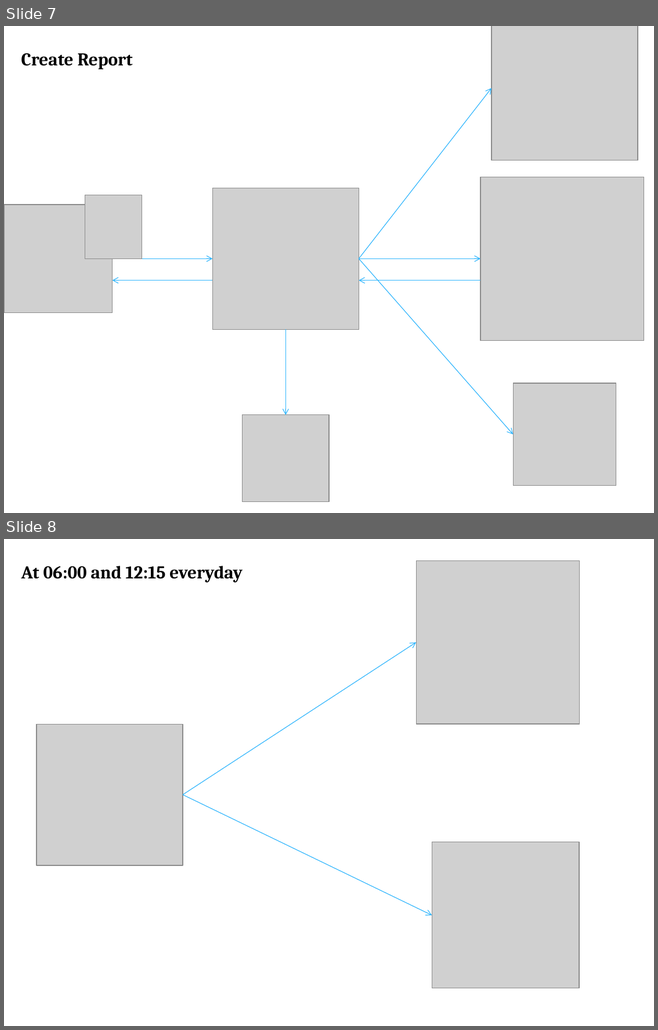
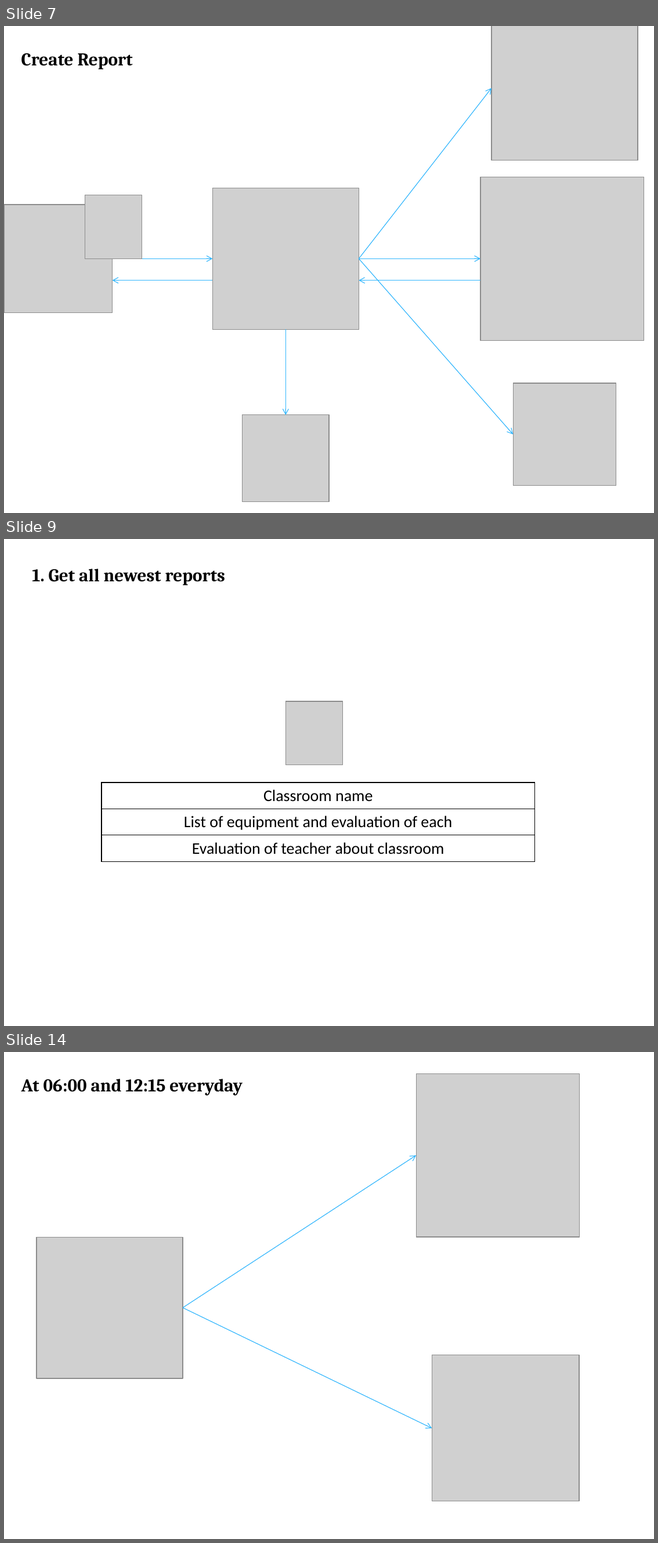
Before and after one commit to tranquang9a1/ECRM, a slide deck: Document/ECRM-Presentation.pptx. Shown one above the other, each under a label of ours: slides 7 and 8 before the commit, slides 7, 9 and 14 after it; the slides between them are not shown. The pictures are 658x1030 and 658x1543 pixels, drawn with LibreOffice and Linux fonts; fonts in the diff are those of the drawing; grey boxes stand for pictures. Boxes give left, top, right and bottom in pixels: in the first picture for what was removed or moved away, otherwise in the second. Text is boxed around its words. In the diff, an @@ line names an element or a change of style, - is before the commit and + after.

```diff
--- a/Document/ECRM-Presentation.pptx
+++ b/Document/ECRM-Presentation.pptx
@@ slide 9 added at (4, 539, 654, 1026), background #FFFFFF @@
@@ text added at (32, 569, 225, 585), 20 pt, text #000000, bold @@
+1. Get all newest reports
@@ picture added at (285, 701, 343, 765) @@
@@ table added at (101, 783, 535, 862), 3 rows, 1 columns @@
+Classroom name
+List of equipment and evaluation of each
+Evaluation of teacher about classroom
@@ what was slide 8 is now slide 14 @@
```
Also in this commit, not shown: 1 slide changed, 5 other slides added.
